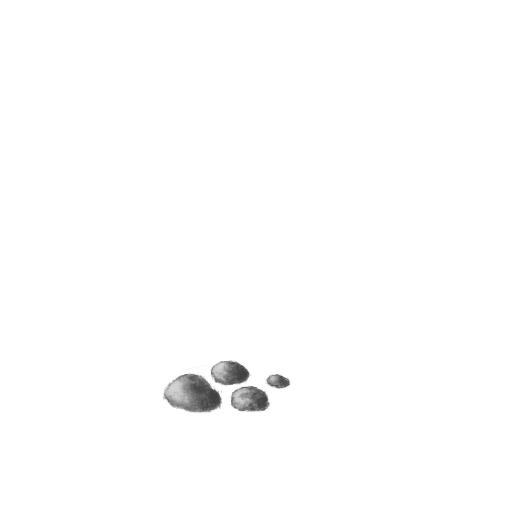
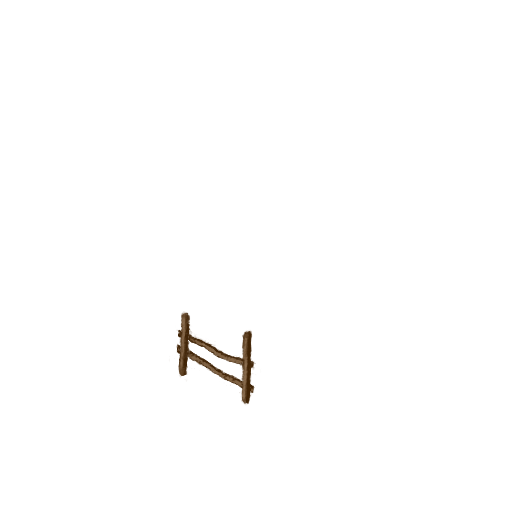
Two versions of the same layered image (512x512). Layer-by-layer changes:
added layer "zabor2" above "zabor1" over [162, 311, 292, 414]
hid "Обычный слой 5", painted on it over [162, 320, 292, 414]
